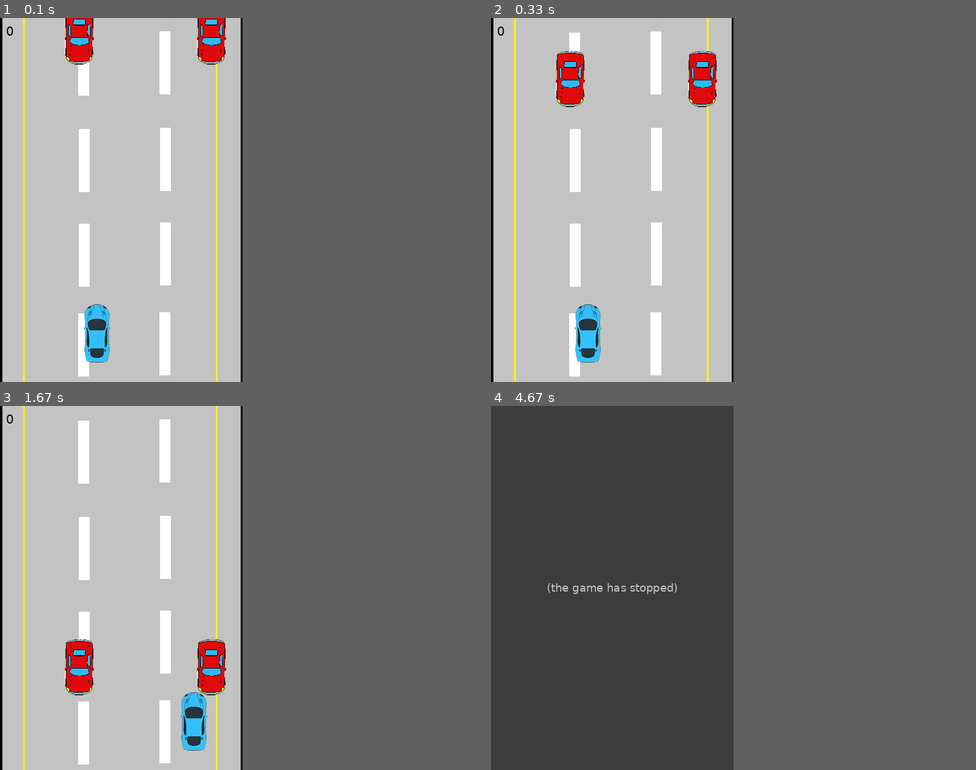
Above: before the commit, frames 1-4 (two rows, left to right).
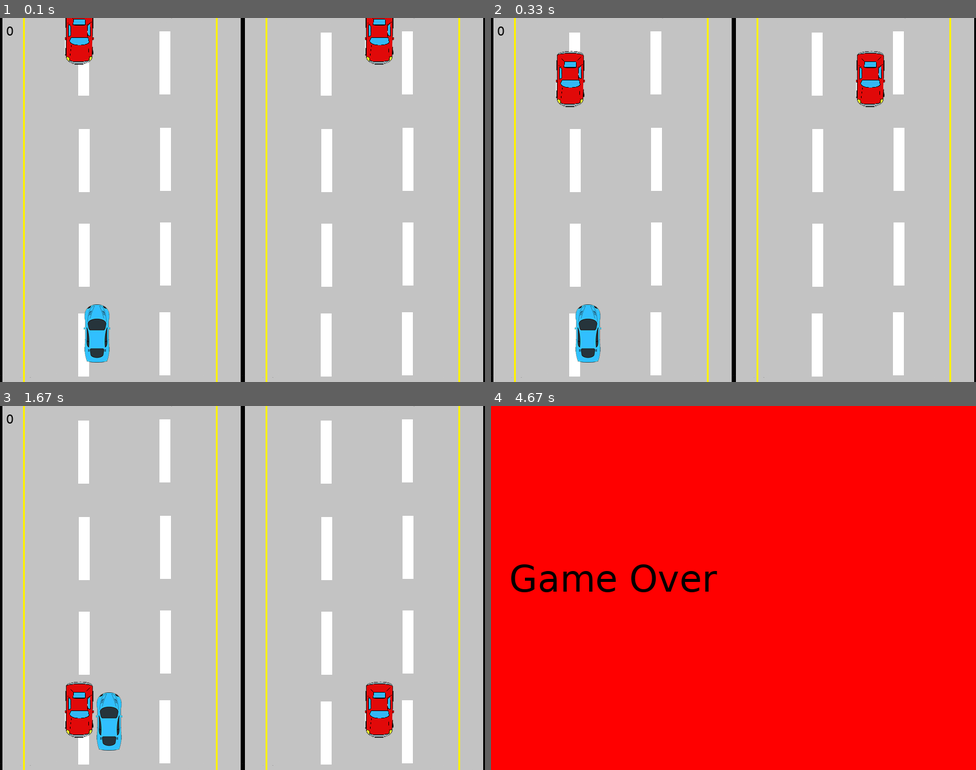
Above: after the commit, the same moments.

Repository: 123mjb/Python
Game: pygame game, started from Game.py
The game is run twice, just before and just after one commit, with the same random seed, the same clock (stepped at 60 frames per second) and the same inputs.
Inputs:
- Up to frame 1 (0.1 s): no input
- Up to frame 2 (0.33 s): no input
- Up to frame 3 (1.67 s): hold Right 0.33-0.8 s; hold Right 0.83-1.3 s; hold Left from 1.33 s (still down)
- Up to frame 4 (4.67 s): release Left at 1.87 s
In our replay, the window is 400x600 before the commit and 800x600 after it. These sizes can differ from the game's own. Grey fills any space a smaller window leaves; there, only what the larger window draws over its background counts as a difference.

The runs differ from the first frame. In frame 1, 6.2% of the frame differs, in the area x 40-100%, y 0-100%; in frame 2, 6.4%; in frame 3, 9.4%; in frame 4, 50%, in the area x 0-50%, y 0-100%.
Before the commit the program exited at 4.42 s; later frames show no game.

Commit message:
start of multiplayer

Diff:
--- a/Game.py
+++ b/Game.py
@@ -31,7 +31,7 @@
 background = pygame.image.load("AnimatedStreet.png")
 
 #Create a white screen
-DISPLAYSURF = pygame.display.set_mode((400,600))
+DISPLAYSURF = pygame.display.set_mode((800,600))
 DISPLAYSURF.fill(WHITE)
 pygame.display.set_caption("Game")
 
@@ -51,7 +51,20 @@
             self.rect.top = 0
             self.rect.center = (random.randint(40, SCREEN_WIDTH - 40), 0)
 
+class Enemy2(pygame.sprite.Sprite):
+      def __init__(self):
+        super().__init__()
+        self.image = pygame.image.load("Enemy.png")
+        self.rect = self.image.get_rect()
+        self.rect.center = (random.randint(SCREEN_WIDTH + 40,2 * SCREEN_WIDTH-40), 0)
 
+      def move(self):
+        global SCORE
+        self.rect.move_ip(0,SPEED)
+        if (self.rect.bottom > 600):
+            SCORE += 1
+            self.rect.top = 0
+            self.rect.center = (random.randint(40, SCREEN_WIDTH - 40), 0)
 class Player(pygame.sprite.Sprite):
     def __init__(self):
         super().__init__()
@@ -73,7 +86,7 @@
 #Setting up Sprites
 P1 = Player()
 E1 = Enemy()
-E2 = Enemy()
+E2 = Enemy2()
 
 #Creating Sprites Groups
 enemies = pygame.sprite.Group()
@@ -101,6 +114,7 @@
 
 
     DISPLAYSURF.blit(background, (0,0))
+    DISPLAYSURF.blit(background, (400,0))
     scores = font_small.render(str(SCORE), True, BLACK)
     DISPLAYSURF.blit(scores, (10,10))
 
